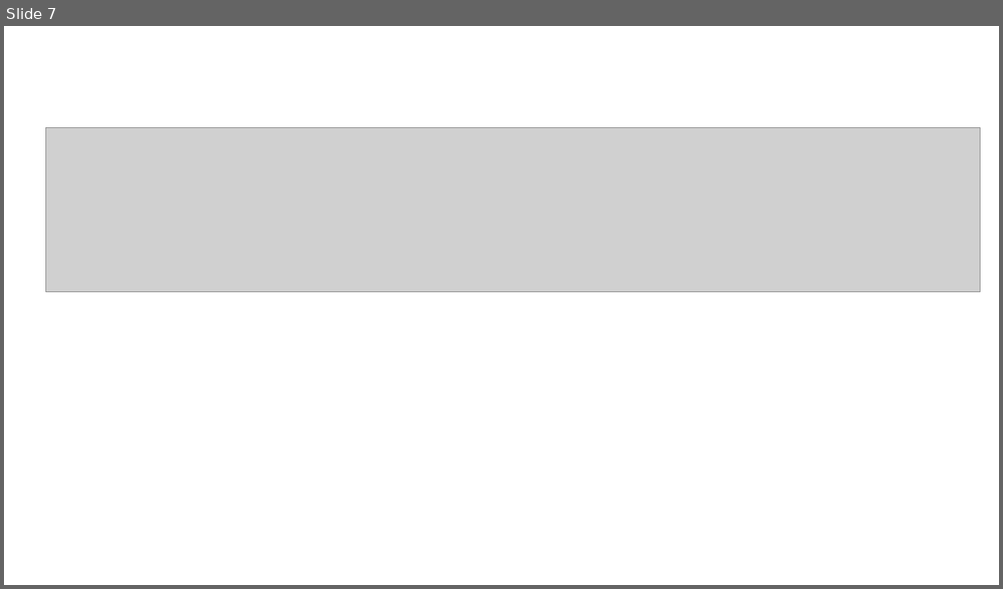
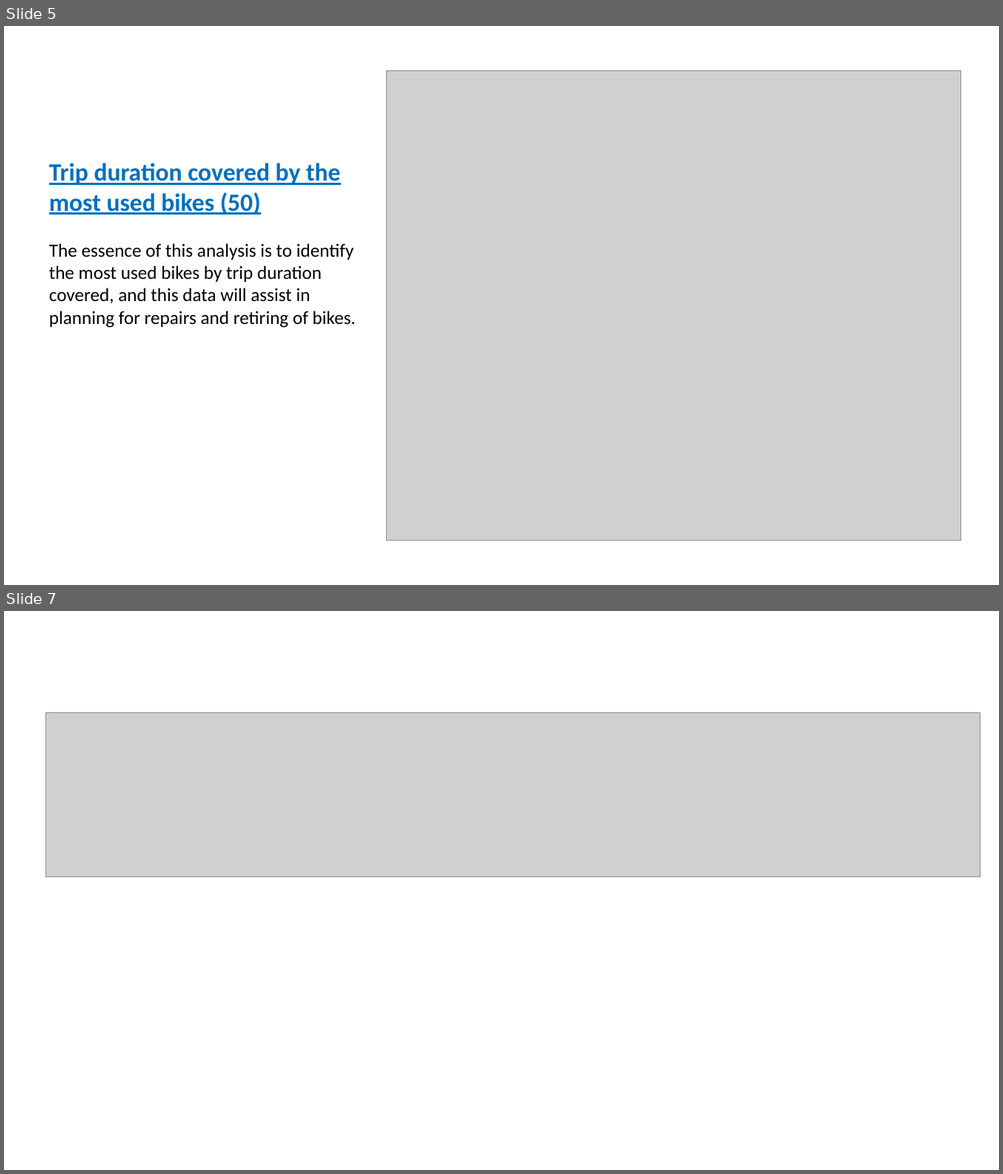
Before and after one commit to atemkuh/Tableau_CitiBike, a slide deck: tableau presentation.pptx. Shown one above the other, each under a label of ours: slide 7 before the commit, slides 5 and 7 after it; the slides between them are not shown. The pictures are 1003x589 and 1003x1174 pixels, drawn with LibreOffice and Linux fonts; fonts in the diff are those of the drawing; grey boxes stand for pictures. Boxes give left, top, right and bottom in pixels: in the first picture for what was removed or moved away, otherwise in the second. Text is boxed around its words. In the diff, an @@ line names an element or a change of style, - is before the commit and + after.

```diff
--- a/tableau presentation.pptx
+++ b/tableau presentation.pptx
@@ slide 5 added at (x1=4, y1=26, x2=999, y2=585), background #FFFFFF @@
@@ picture added at (x1=386, y1=70, x2=961, y2=541) @@
@@ text added at (x1=49, y1=163, x2=356, y2=328), 18 pt, text #000000 @@
+Trip duration covered by the most used bikes (50)
+The essence of this analysis is to identify the most used bikes by trip duration covered, and this data will assist in planning for repairs and retiring of bikes.
```
Also in this commit, not shown: 7 other slides added, 8 slides removed, 1 other file.
